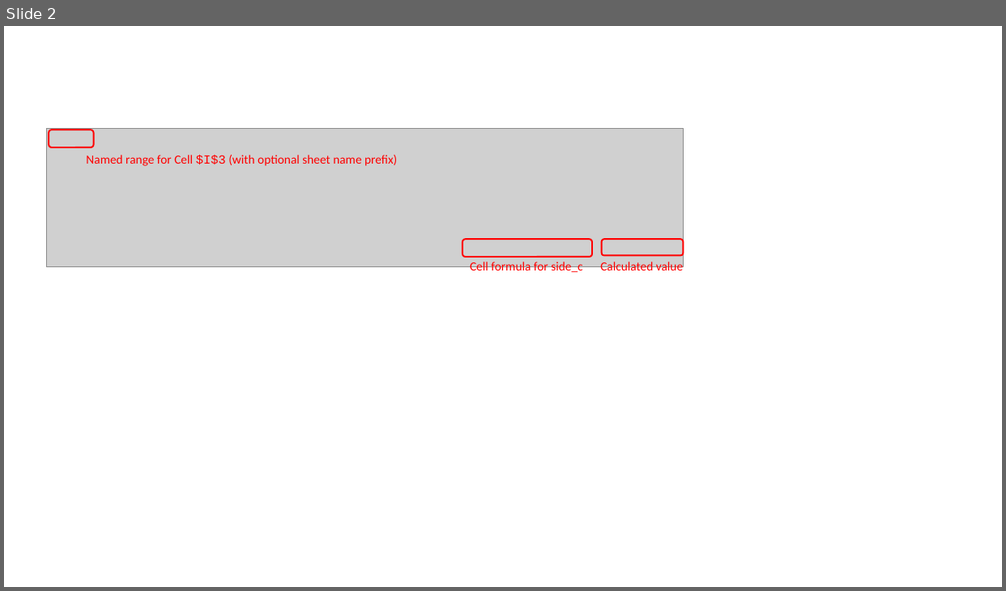
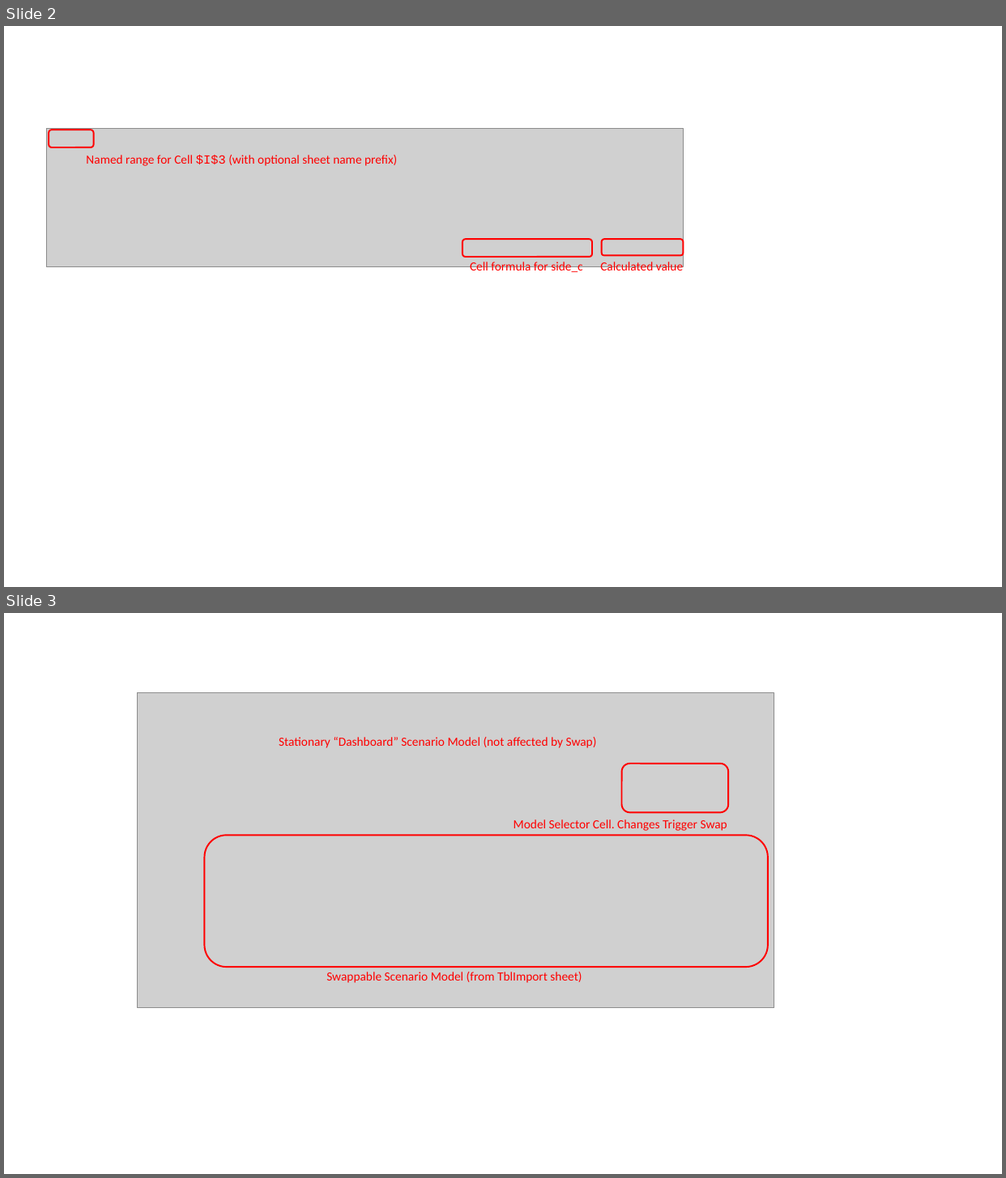
Before and after one commit to jlandgre/ExcelSteps, a slide deck: Assets/annotated images_models.pptx. Shown one above the other, each under a label of ours: slide 2 before the commit, slides 2 and 3 after it. The pictures are 1006x591 and 1006x1178 pixels, drawn with LibreOffice and Linux fonts; fonts in the diff are those of the drawing; grey boxes stand for pictures. Boxes give left, top, right and bottom in pixels: in the first picture for what was removed or moved away, otherwise in the second. Text is boxed around its words. In the diff, an @@ line names an element or a change of style, - is before the commit and + after.

```diff
--- a/Assets/annotated images_models.pptx
+++ b/Assets/annotated images_models.pptx
@@ slide 3 added at box(4, 613, 1002, 1174), background #FFFFFF @@
@@ picture added at box(138, 693, 774, 1008) @@
@@ text added at box(279, 737, 597, 748), 12 pt, text #FF0000 @@
+Stationary “Dashboard” Scenario Model (not affected by Swap)
@@ rounded rectangle added at box(621, 764, 728, 813), outline #FF0000 1.5 pt @@
@@ text added at box(513, 820, 727, 831), 12 pt, text #FF0000 @@
+Model Selector Cell. Changes Trigger Swap
@@ rounded rectangle added at box(205, 835, 769, 967), outline #FF0000 1.5 pt @@
@@ text added at box(326, 972, 582, 983), 12 pt, text #FF0000 @@
+Swappable Scenario Model (from TblImport sheet)
```
Also in this commit, not shown: 1 other slide added, 6 other files.
